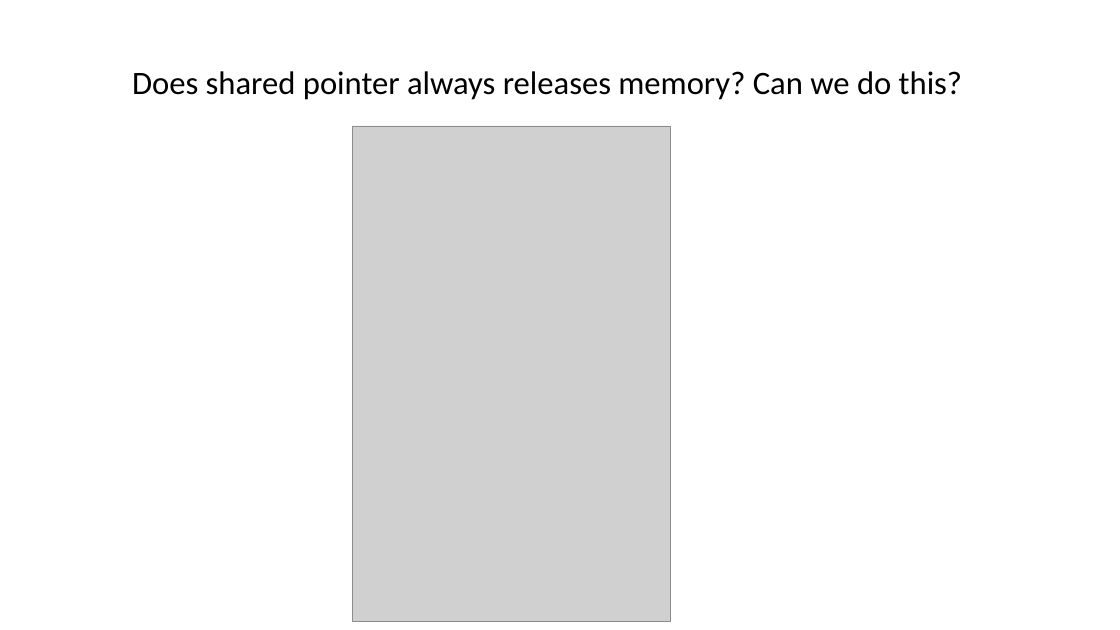
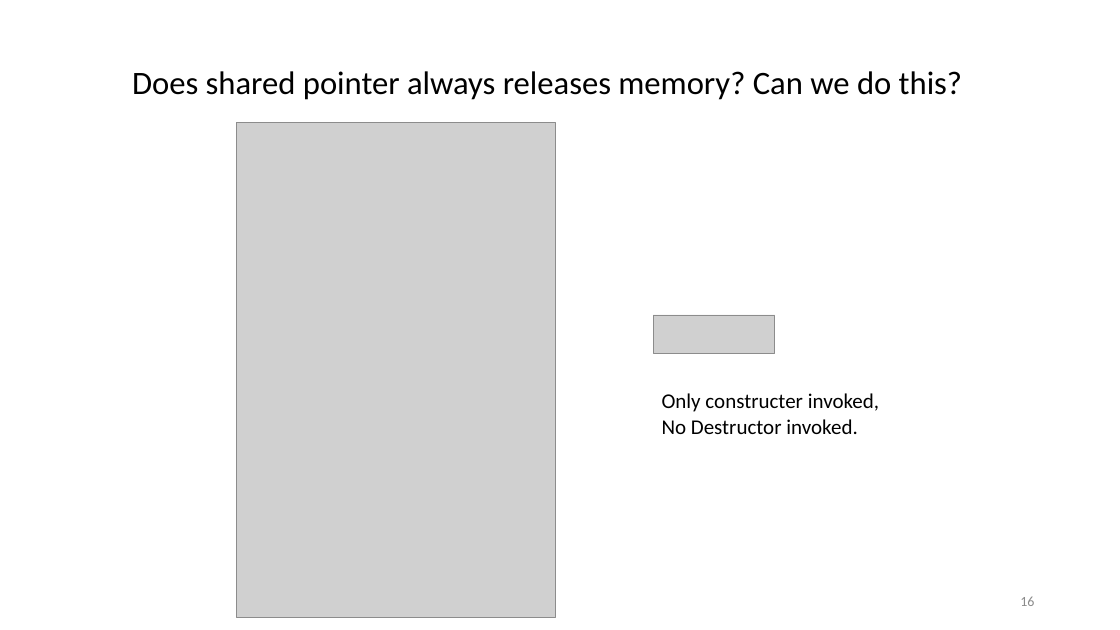
Before and after one commit to ShiqiYu/CPP, a slide deck: slide 16 of week11/Lab11.pptx. Drawn at 1120x630 pixels with LibreOffice and Linux fonts; fonts in the diff are those of the drawing; grey boxes stand for pictures; background and template pictures are left out. Boxes give left, top, right and bottom in pixels: in the first picture for what was removed or moved away, otherwise in the second. Text is boxed around its words. In the diff, an @@ line names an element or a change of style, - is before the commit and + after.

```diff
--- a/week11/Lab11.pptx
+++ b/week11/Lab11.pptx
@@ picture moved from (x1=352, y1=126, x2=670, y2=622) to (x1=237, y1=122, x2=555, y2=618) @@
@@ picture added at (x1=654, y1=315, x2=776, y2=354) @@
@@ text added at (x1=662, y1=393, x2=879, y2=434), 18 pt, text #000000 @@
+Only constructer invoked,
+No Destructor invoked.
@@ page number added at (x1=1020, y1=597, x2=1034, y2=606), 12 pt, text #8C8C8C @@
+16
```
Also in this commit, not shown: 17 other slides changed, 6 slides added, 3 other files.
